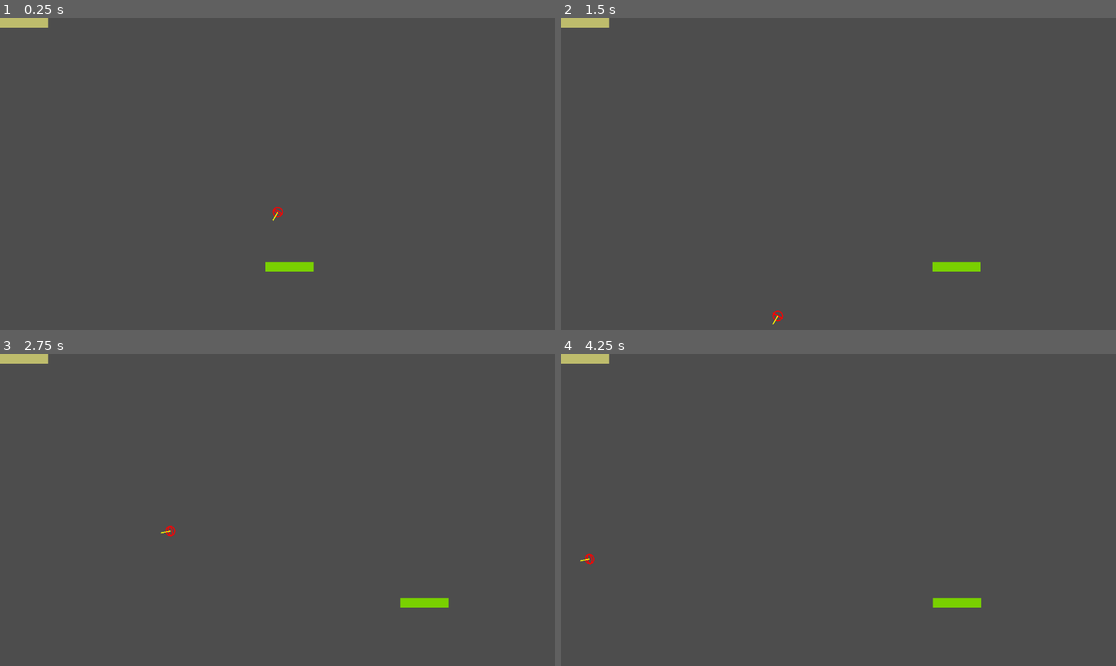
Above: before the commit, frames 1-4 (two rows, left to right).
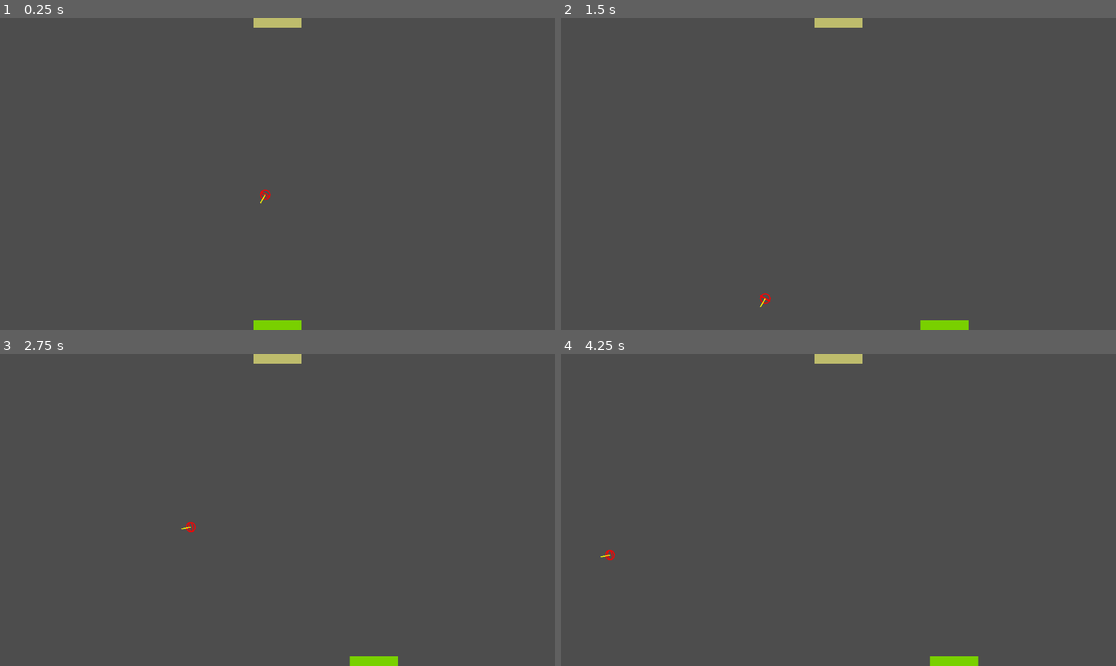
Above: after the commit, the same moments.

Repository: varugasu/pong
Game: Godot game, scene res://scenes/game.tscn
The game is run twice, just before and just after one commit, with the same random seed, the same clock (stepped at 60 frames per second) and the same inputs.
Inputs:
- Up to frame 1 (0.25 s): no input
- Up to frame 2 (1.5 s): tap Enter at 0.5 s; hold D (move_right) 0.53-1.28 s; hold A (move_left) from 1.28 s (still down)
- Up to frame 3 (2.75 s): release A (move_left) at 2.03 s; hold D (move_right) from 2.03 s (still down)
- Up to frame 4 (4.25 s): release D (move_right) at 3.53 s; hold A (move_left) from 3.53 s (still down)

The runs differ from the first frame. In frame 1, 1.2% of the frame differs, in the area x 0-57%, y 0-100%; in frame 2, 1.2%; in frame 3, 1.2%, in the area x 0-81%, y 0-100%; in frame 4, 1.2%.

Commit message:
feat: reset object when scoring + fix horizontal stuck

Diff:
--- a/scenes/game.tscn
+++ b/scenes/game.tscn
@@ -6,7 +6,7 @@
 
 [node name="Node2D" type="Node2D"]
 
-[node name="Player" parent="." instance=ExtResource("1_uwrxv")]
+[node name="BottomPaddle" parent="." instance=ExtResource("1_uwrxv")]
 position = Vector2(551, 507)
 color = Color(0.47278643, 0.81563526, 0, 1)
 
@@ -18,7 +18,7 @@
 max_speed = 3000.0
 debug_mode = true
 
-[node name="Enemy" type="Node2D" parent="."]
+[node name="TopPaddle" type="Node2D" parent="."]
 rotation = -0.0002379664
 script = ExtResource("3_lnu2h")
 color = Color(0.7453724, 0.7356707, 0.4232481, 1)
--- a/scripts/ball.gd
+++ b/scripts/ball.gd
@@ -11,6 +11,7 @@
 @export var initial_speed = 200.0
 @export var velocity = Vector2.ZERO
 @export var bouncing_speed_multiplier = 5.0
+@export var bouncing_angle_deviation = 15.0
 @export var max_speed = 5000.0
 
 @export var debug_mode = false
@@ -63,6 +64,8 @@
 func _update_wall_collision() -> void:
 	if position.x - radius <= 0.0 or position.x + radius >= screen_size.x:
 		velocity.x = - velocity.x * randf_range(1, bouncing_speed_multiplier)
+		var angle_deviation = deg_to_rad(randf_range(-bouncing_angle_deviation, bouncing_angle_deviation))
+		velocity = velocity.rotated(angle_deviation)
 	if position.y - radius <= 0.0:
 		scored.emit(Side.BOTTOM)
 	if position.y + radius >= screen_size.y:
--- a/scripts/game_manager.gd
+++ b/scripts/game_manager.gd
@@ -1,27 +1,41 @@
 extends Node
 
 @export var score_to_win = 5
+var bottom_paddle_score = 0
+var top_paddle_score = 0
 
 var current_scene: Node2D = null
+var bottom_paddle: Paddle = null
+var top_paddle: Paddle = null
 var ball: Ball = null
 var screen_size = Vector2.ZERO
 
 func _ready() -> void:
 	current_scene = get_tree().root.get_child(-1)
+
+	screen_size = get_viewport().get_visible_rect().size
+	top_paddle = current_scene.get_node("TopPaddle")
+	bottom_paddle = current_scene.get_node("BottomPaddle")
 	ball = current_scene.get_node("Ball")
+
 	ball.scored.connect(_on_scored)
-	screen_size = get_viewport().get_visible_rect().size
 
+	_reset_objects()
+
+func _reset_objects() -> void:
+	var middle = screen_size / 2
+	ball.position = middle
 	ball.random_launch()
 
-func _reset_ball() -> void:
-	ball.position = screen_size / 2
-	ball.random_launch()
+	top_paddle.position.y = 0
+	top_paddle.position.x = middle.x - top_paddle.width / 2.0
+	bottom_paddle.position.y = screen_size.y
+	bottom_paddle.position.x = middle.x - bottom_paddle.width / 2.0
 
 func _on_scored(side: Ball.Side) -> void:
 	if side == Ball.Side.TOP:
-		print("Bottom player scored!")
-		_reset_ball()
+		top_paddle_score += 1
+		_reset_objects()
 	elif side == Ball.Side.BOTTOM:
-		print("Top player scored!")
-		_reset_ball()
+		bottom_paddle_score += 1
+		_reset_objects()
